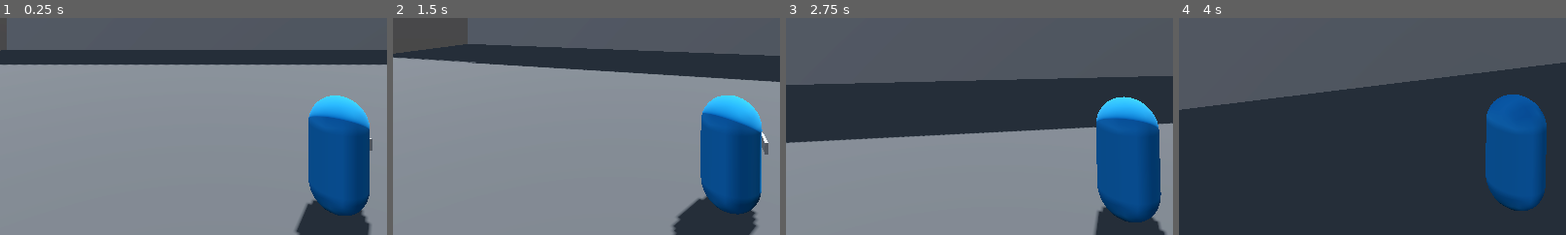
Above: before the commit, frames 1-4 (left to right).
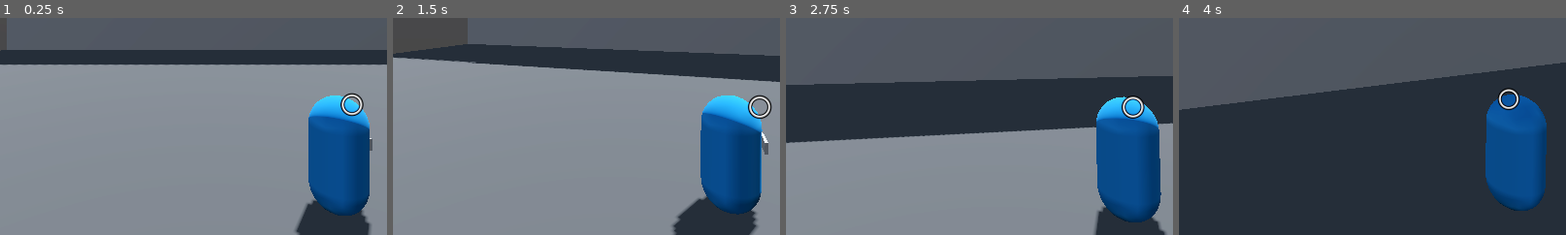
Above: after the commit, the same moments.

Repository: Sighco-git/Third-Person-Learning
Game: Godot game, scene res://Levels/sandbox.tscn
Two runs of this game, one before a commit and one after it. Both use one fixed random seed, a clock stepped at 60 frames per second and the inputs below.
Inputs (mouse positions are % of the whole screen's width and height, from its top left):
- Up to frame 1 (0.25 s): no input
- Up to frame 2 (1.5 s): tap Enter (ui_accept) at 0.5, 0.77 s; move the mouse to (55, 50) at 0.52 s; hold Up (ui_up) from 0.53 s (still down); move the mouse to (45, 50) at 1.27 s
- Up to frame 3 (2.75 s): keep holding Up (ui_up); tap Enter (ui_accept) at 1.52 s; move the mouse to (52, 48) at 2.02 s
- Up to frame 4 (4 s): keep holding Up (ui_up); move the mouse to (49, 52) at 2.77 s; tap Enter (ui_accept) at 3.02, 3.77 s; move the mouse to (57, 51) at 3.52 s
The pictures show only the part of the screen within x 21-71%, y 50-100%; the shares and areas given below are measured in that part.

The runs differ from the first frame. In frame 1, 0.3% of the frame differs, in the area x 87-94%, y 34-46%; in frame 2, 0.3%, in the area x 91-98%, y 35-47%; in frame 3, 0.3%; in frame 4, 0.3%.

Commit message:
Working on crosshair/shot prediction

Diff:
--- /dev/null
+++ b/Assets/MuzzleSpawner.tscn
@@ -0,0 +1,24 @@
+[gd_scene format=3 uid="uid://x6roe4lset63"]
+
+[ext_resource type="Script" uid="uid://dsd4ea5iwijru" path="res://Assets/dynamic_crosshair.gd" id="1_vfrsh"]
+
+[sub_resource type="Gradient" id="Gradient_rolyv"]
+offsets = PackedFloat32Array(0.31325302, 0.36144578, 0.40963855, 0.5, 0.5421687)
+colors = PackedColorArray(0, 0, 0, 0, 0, 0, 0, 1, 1, 1, 1, 1, 0, 0, 0, 1, 0, 0, 0, 0)
+
+[sub_resource type="GradientTexture2D" id="GradientTexture2D_vfrsh"]
+gradient = SubResource("Gradient_rolyv")
+fill = 1
+fill_from = Vector2(0.5, 0.5)
+
+[node name="Muzzle" type="Marker3D" unique_id=1953549501]
+
+[node name="MuzzleRaycast" type="RayCast3D" parent="." unique_id=1848311737]
+target_position = Vector3(0, -100, 0)
+
+[node name="DynamicCrosshair" type="Sprite3D" parent="MuzzleRaycast" unique_id=547309107]
+billboard = 1
+double_sided = false
+no_depth_test = true
+texture = SubResource("GradientTexture2D_vfrsh")
+script = ExtResource("1_vfrsh")
--- /dev/null
+++ b/Assets/dynamic_crosshair.gd
@@ -0,0 +1,14 @@
+extends Sprite3D
+
+@onready var muzzle_raycast: RayCast3D = $".."
+@export var weight := 1.0
+# Called when the node enters the scene tree for the first time.
+func _ready() -> void:
+	pass # Replace with function body.
+
+
+# Called every frame. 'delta' is the elapsed time since the previous frame.
+func _process(delta: float) -> void:
+	if muzzle_raycast.is_colliding():
+		var predicted_shot = muzzle_raycast.get_collision_point()
+		position = lerp(position, predicted_shot, weight) * delta
--- a/Assets/placeholder_gun.tscn
+++ b/Assets/placeholder_gun.tscn
@@ -1,4 +1,6 @@
 [gd_scene format=3 uid="uid://cwqbmtgbbd2bq"]
+
+[ext_resource type="PackedScene" uid="uid://x6roe4lset63" path="res://Assets/MuzzleSpawner.tscn" id="1_18hmh"]
 
 [sub_resource type="BoxMesh" id="BoxMesh_48r7e"]
 size = Vector3(0.05, 0.2, 0.4)
@@ -17,5 +19,5 @@
 transform = Transform3D(1, 0, 0, 0, -4.371139e-08, -1, 0, 1, -4.371139e-08, 0, 0.06520912, -0.3220334)
 mesh = SubResource("CylinderMesh_18hmh")
 
-[node name="Muzzle" type="Marker3D" parent="Reciever/Barrel" unique_id=1711545571]
-transform = Transform3D(1, 0, 0, 0, 1, 0, 0, 0, 1, 0, -0.25441068, 7.450581e-09)
+[node name="Muzzle" parent="Reciever/Barrel" unique_id=1953549501 instance=ExtResource("1_18hmh")]
+transform = Transform3D(1, 0, 0, 0, 1, 0, 0, 0, 1, 0, -0.25243747, 0)
--- a/Player/weapon_pivot.gd
+++ /dev/null
@@ -1,22 +0,0 @@
-extends Node3D
-
-@export var lag_speed := 8.0
-@export var tilt_strength := 0.04
-@export var tilt_recovery := 6.0
-
-var mouse_delta_x := 0.0
-var target_local_rot := Vector3.ZERO
-
-func _process(delta):
-	# Lag target is just resting local rotation (0,0,0)
-	# The camera already moved — we're lagging back toward neutral
-	target_local_rot = Vector3.ZERO
-
-	rotation.x = lerp_angle(rotation.x, target_local_rot.x, lag_speed * delta)
-	rotation.y = lerp_angle(rotation.y, target_local_rot.y, lag_speed * delta)
-
-	# Tilt on Z from horizontal mouse movement
-	var target_tilt = -mouse_delta_x * tilt_strength
-	rotation.z = lerp_angle(rotation.z, target_tilt, tilt_recovery * delta)
-
-	mouse_delta_x = 0.0
--- a/project.godot
+++ b/project.godot
@@ -15,6 +15,34 @@
 config/features=PackedStringArray("4.6", "Forward Plus")
 config/icon="res://icon.svg"
 
+[input]
+
+move_forward={
+"deadzone": 0.2,
+"events": [Object(InputEventKey,"resource_local_to_scene":false,"resource_name":"","device":-1,"window_id":0,"alt_pressed":false,"shift_pressed":false,"ctrl_pressed":false,"meta_pressed":false,"pressed":false,"keycode":0,"physical_keycode":87,"key_label":0,"unicode":119,"location":0,"echo":false,"script":null)
+]
+}
+move_backward={
+"deadzone": 0.2,
+"events": [Object(InputEventKey,"resource_local_to_scene":false,"resource_name":"","device":-1,"window_id":0,"alt_pressed":false,"shift_pressed":false,"ctrl_pressed":false,"meta_pressed":false,"pressed":false,"keycode":0,"physical_keycode":83,"key_label":0,"unicode":115,"location":0,"echo":false,"script":null)
+]
+}
+strafe_left={
+"deadzone": 0.2,
+"events": [Object(InputEventKey,"resource_local_to_scene":false,"resource_name":"","device":-1,"window_id":0,"alt_pressed":false,"shift_pressed":false,"ctrl_pressed":false,"meta_pressed":false,"pressed":false,"keycode":0,"physical_keycode":65,"key_label":0,"unicode":97,"location":0,"echo":false,"script":null)
+]
+}
+strafe_right={
+"deadzone": 0.2,
+"events": [Object(InputEventKey,"resource_local_to_scene":false,"resource_name":"","device":-1,"window_id":0,"alt_pressed":false,"shift_pressed":false,"ctrl_pressed":false,"meta_pressed":false,"pressed":false,"keycode":0,"physical_keycode":68,"key_label":0,"unicode":100,"location":0,"echo":false,"script":null)
+]
+}
+attack={
+"deadzone": 0.2,
+"events": [Object(InputEventMouseButton,"resource_local_to_scene":false,"resource_name":"","device":-1,"window_id":0,"alt_pressed":false,"shift_pressed":false,"ctrl_pressed":false,"meta_pressed":false,"button_mask":0,"position":Vector2(0, 0),"global_position":Vector2(0, 0),"factor":1.0,"button_index":1,"canceled":false,"pressed":false,"double_click":false,"script":null)
+]
+}
+
 [physics]
 
 3d/physics_engine="Jolt Physics"
Not shown, added: Assets/dynamic_crosshair.gd.uid
Not shown, removed: Player/weapon_pivot.gd.uid
